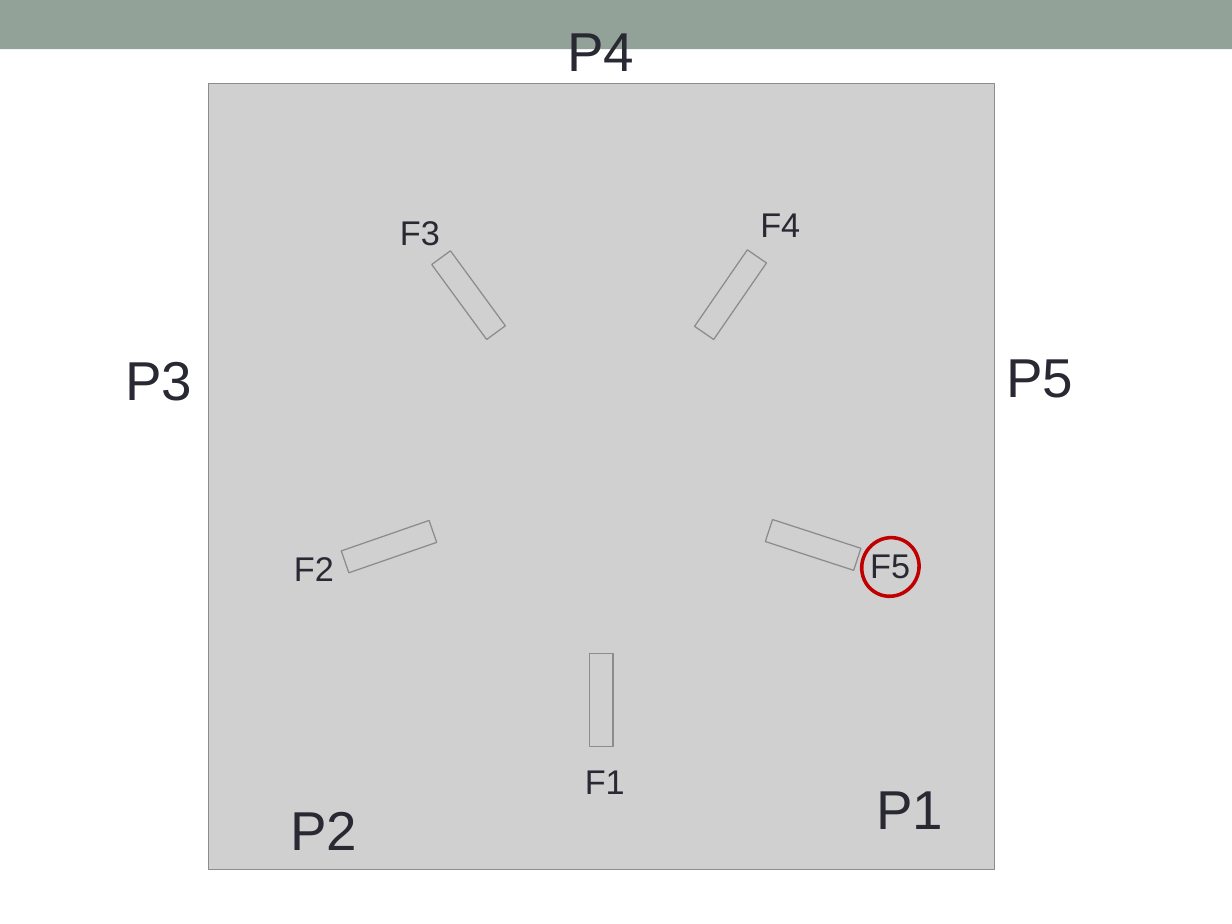
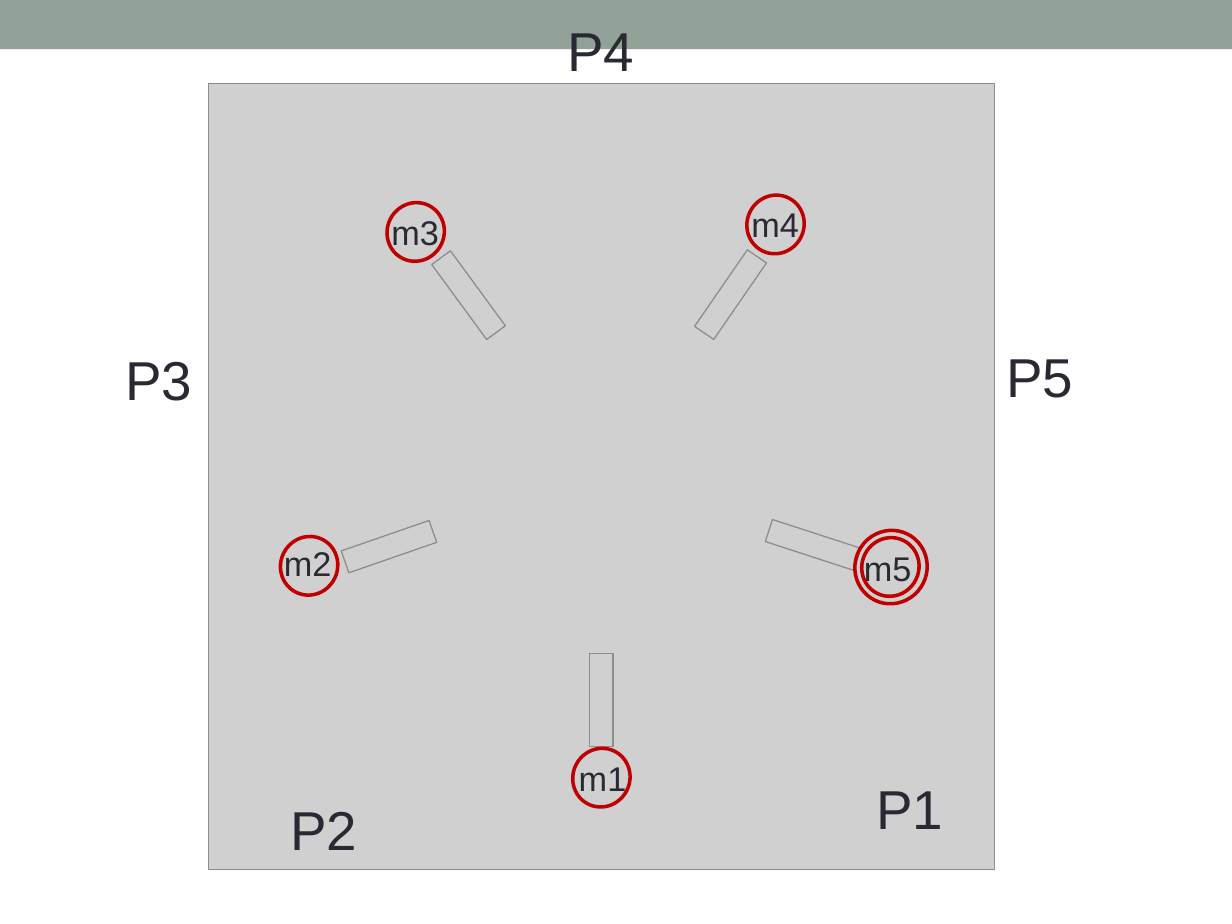
Before and after one commit to INSA-4IF-H4404-2013-2014/RaspiKernel, a slide deck: slide 12 of ppt/presentation.pptx. Drawn at 1232x924 pixels with LibreOffice and Linux fonts; fonts in the diff are those of the drawing; grey boxes stand for pictures. Boxes give left, top, right and bottom in pixels: in the first picture for what was removed or moved away, otherwise in the second. Text is boxed around its words. In the diff, an @@ line names an element or a change of style, - is before the commit and + after.

```diff
--- a/ppt/presentation.pptx
+++ b/ppt/presentation.pptx
@@ ellipse added at [377,193,454,271], outline #C00000 2.08 pt @@
@@ ellipse added at [736,185,813,263], outline #C00000 2.08 pt @@
@@ text at [751,209,799,243]: text changed @@
-F4
+m4
@@ text at [391,217,439,251]: text changed @@
-F3
+m3
@@ ellipse added at [271,526,348,605], outline #C00000 2.08 pt @@
@@ ellipse added at [842,518,939,616], outline #C00000 2.08 pt @@
@@ text at [284,548,332,582]: text changed @@
-F2
+m2
@@ text at [864,553,912,587]: text changed @@
-F5
+m5
@@ ellipse added at [563,738,640,816], outline #C00000 2.08 pt @@
@@ text at [579,763,627,797]: text changed @@
-F1
+m1
```
Also in this commit, not shown: 5 other slides changed, 1 slide added.
